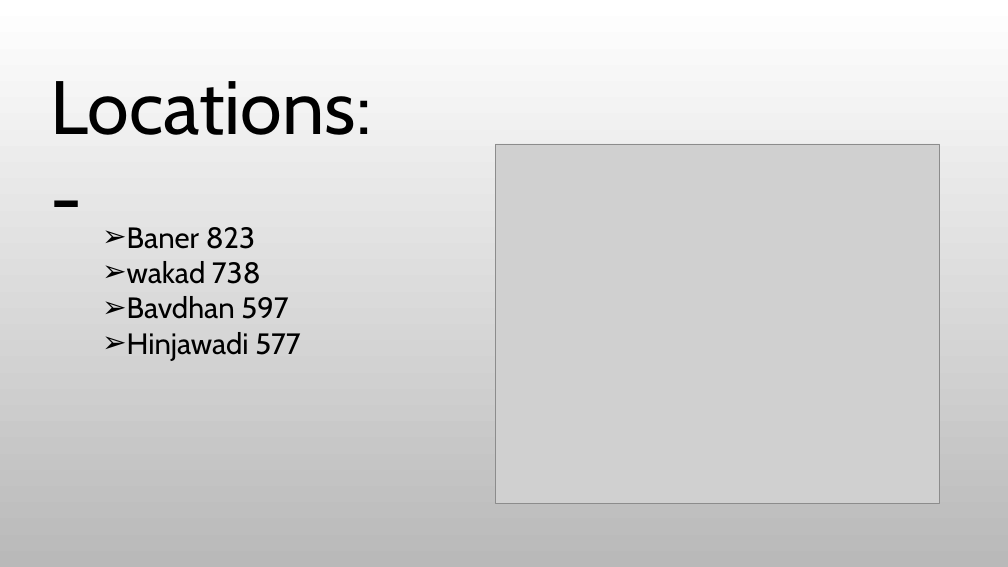
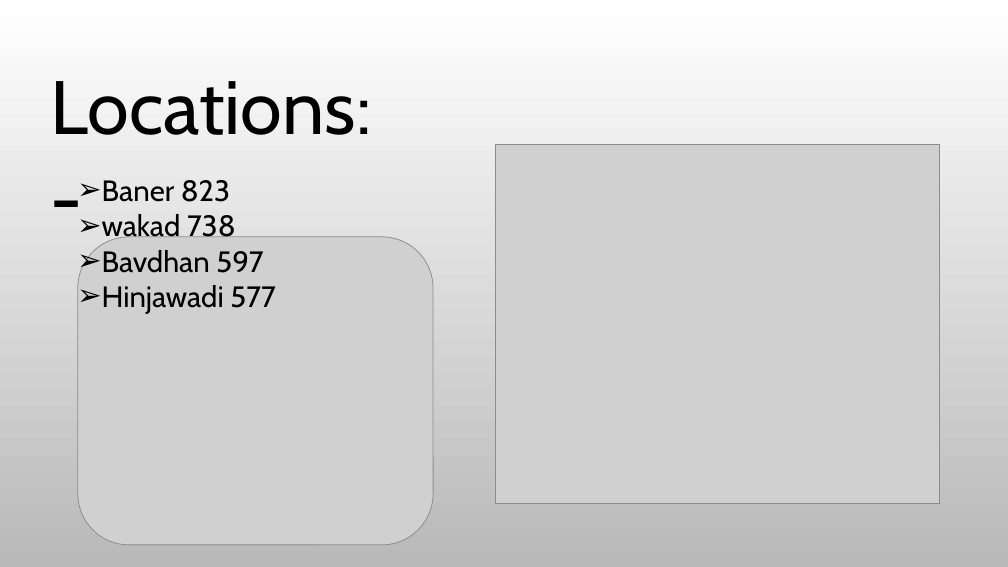
Before and after one commit to Gaurav2394/Zomato-Data-Project, a slide deck: slide 3 of Presentation1.pptx. Drawn at 1008x567 pixels with LibreOffice and Linux fonts; fonts in the diff are those of the drawing; grey boxes stand for pictures; background and template pictures are left out. Boxes give left, top, right and bottom in pixels: in the first picture for what was removed or moved away, otherwise in the second. Text is boxed around its words. In the diff, an @@ line names an element or a change of style, - is before the commit and + after.

```diff
--- a/Presentation1.pptx
+++ b/Presentation1.pptx
@@ text "Baner 823": place and size @@
-text "Baner 823" at [127, 227, 300, 361]
+text "Baner 823" at [102, 180, 275, 314]
@@ picture added at [78, 237, 433, 545] @@
```
Also in this commit, not shown: 1 other slide changed.
